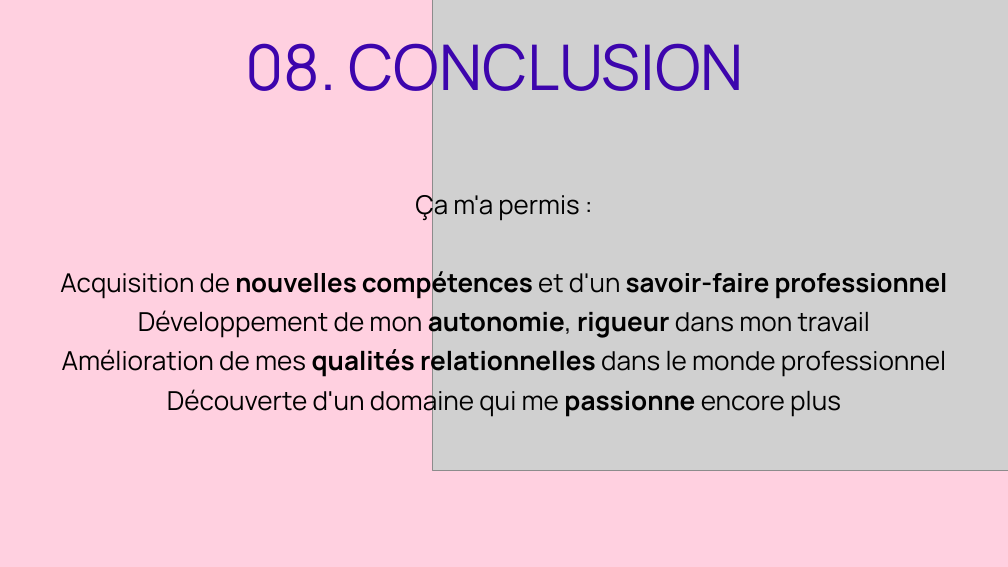
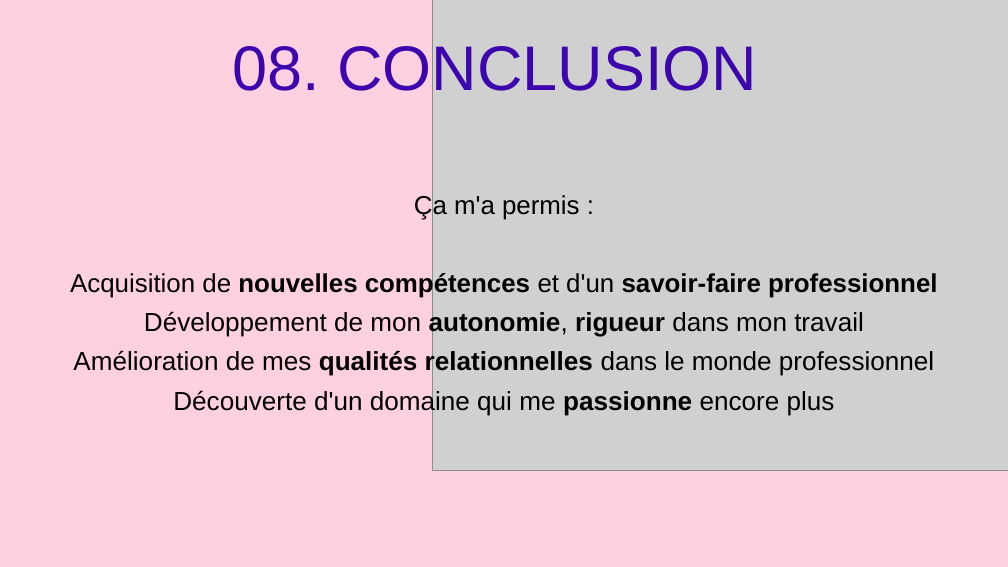
Before and after one commit to adamopendel/portfolio, a slide deck: slide 14 of Parcours_de_professionnalisation_E5_diapo.pptx (slide 15 before the commit). Drawn at 1008x567 pixels with LibreOffice and Linux fonts; fonts in the diff are those of the drawing; grey boxes stand for pictures. Boxes give left, top, right and bottom in pixels: in the first picture for what was removed or moved away, otherwise in the second. Text is boxed around its words. In the diff, an @@ line names an element or a change of style, - is before the commit and + after.

```diff
--- a/Parcours_de_professionnalisation_E5_diapo.pptx
+++ b/Parcours_de_professionnalisation_E5_diapo.pptx
@@ text "08. CONCLUSION" at <box>232,40,757,101</box>: font Manrope to Arial @@
@@ text "Ça m'a permis :" at <box>70,193,938,415</box>: font Manrope to Arial @@
```
Also in this commit, not shown: 14 other slides changed, 1 slide removed, 21 other files.
